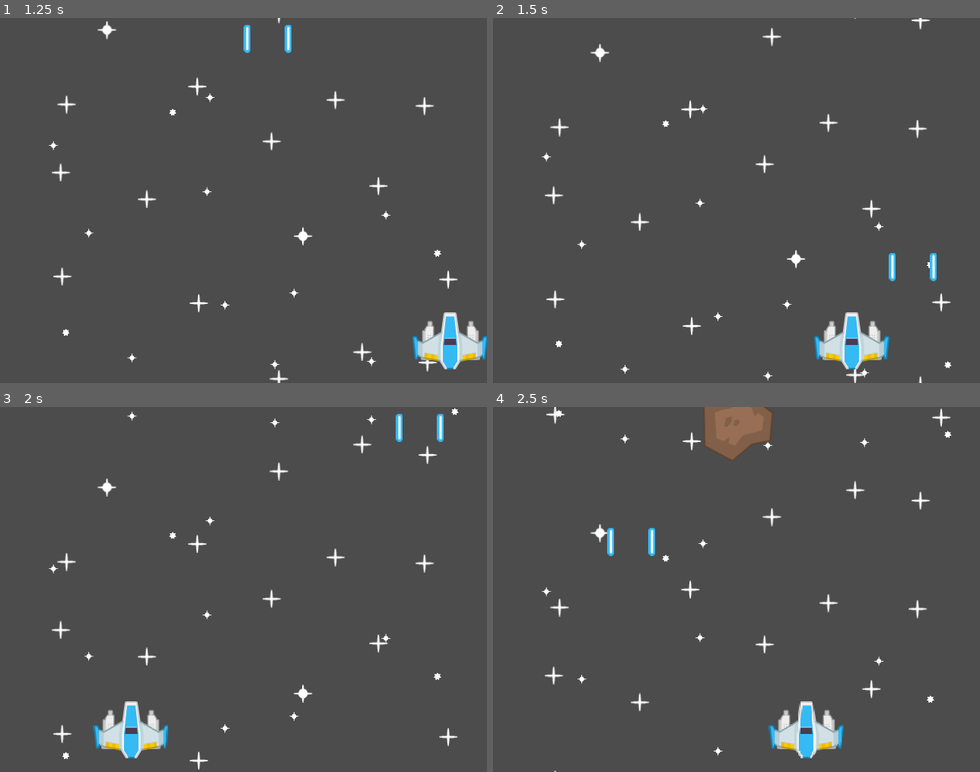
Above: before the commit, frames 1-4 (two rows, left to right).
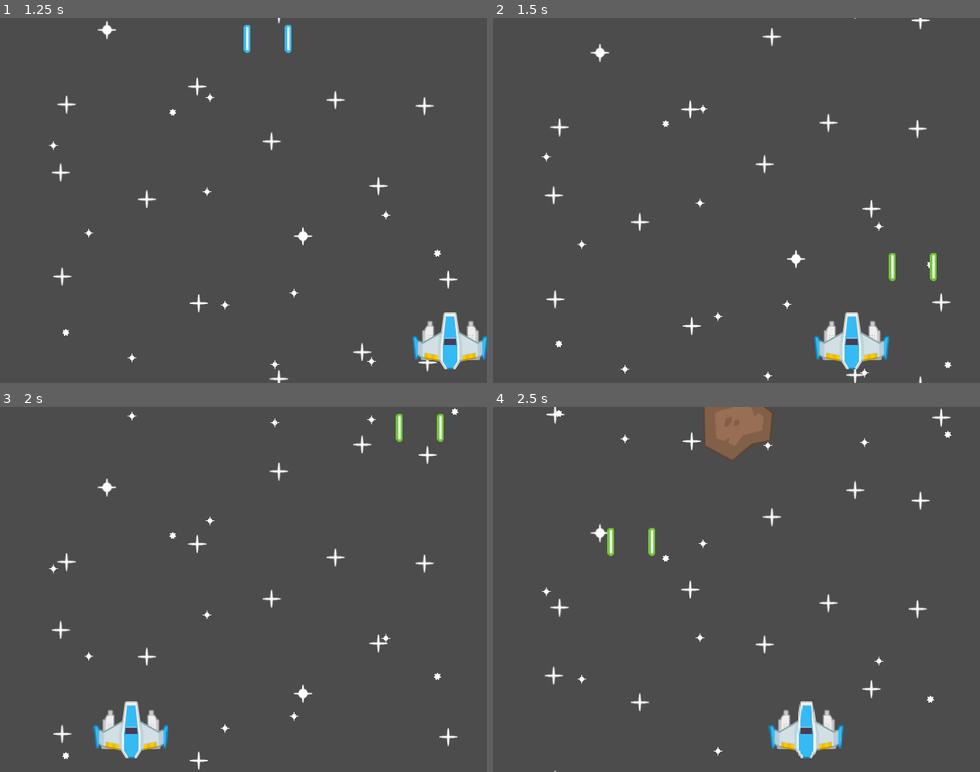
Above: after the commit, the same moments.

Repository: VitorRodrigues/SpaceRescue-Godot
Game: Godot game, scene res://Level1.tscn
Two runs of this game, one before a commit and one after it. Both use one fixed random seed, a clock stepped at 60 frames per second and the inputs below.
Inputs:
- Up to frame 1 (1.25 s): hold Right (ui_right) from 0.53 s (still down); tap Space (fire) at 0.6 s
- Up to frame 2 (1.5 s): release Right (ui_right) at 1.28 s; hold Left (ui_left) from 1.28 s (still down); tap Space (fire) at 1.35 s
- Up to frame 3 (2 s): keep holding Left (ui_left)
- Up to frame 4 (2.5 s): release Left (ui_left) at 2.03 s; hold Right (ui_right) from 2.03 s (still down); tap Space (fire) at 2.1 s

Frame 1 is identical in both runs. In frame 2, 0.2% of the frame differs, in the area x 81-92%, y 64-73%; in frame 3, 0.2%; in frame 4, 0.2%.

Commit message:
Separate guns into files and change fast-shot color ;)

Diff:
--- a/Level1.tscn
+++ b/Level1.tscn
@@ -187,7 +187,7 @@
 scale = Vector2( 0.5, 0.5 )
 texture = ExtResource( 2 )
 
-[node name="ship" parent="." instance=ExtResource( 4 )]
+[node name="Ship" parent="." instance=ExtResource( 4 )]
 position = Vector2( 312, 424 )
 
 [node name="MeteorSpawner" parent="." instance=ExtResource( 5 )]
--- /dev/null
+++ b/Prefabs/GreenShot.tscn
@@ -0,0 +1,25 @@
+[gd_scene load_steps=5 format=2]
+
+[ext_resource path="res://Scripts/Fire.gd" type="Script" id=1]
+[ext_resource path="res://Assets/Lasers/laserGreen09.png" type="Texture" id=2]
+[ext_resource path="res://Assets/Sounds/sfx_laser1.ogg" type="AudioStream" id=3]
+
+[sub_resource type="CapsuleShape2D" id=1]
+radius = 4.5238
+height = 28.4693
+
+[node name="fire" type="Area2D"]
+z_index = -1
+collision_layer = 8
+collision_mask = 8
+script = ExtResource( 1 )
+
+[node name="Sprite" type="Sprite" parent="."]
+texture = ExtResource( 2 )
+
+[node name="CollisionShape2D" type="CollisionShape2D" parent="."]
+shape = SubResource( 1 )
+
+[node name="Audio" type="AudioStreamPlayer" parent="."]
+stream = ExtResource( 3 )
+[connection signal="area_entered" from="." to="." method="_on_fire_area_entered"]
--- a/Prefabs/Ship.tscn
+++ b/Prefabs/Ship.tscn
@@ -4,7 +4,7 @@
 [ext_resource path="res://Assets/Cannons/gun09.png" type="Texture" id=2]
 [ext_resource path="res://Assets/Player/playerShip1_blue.png" type="Texture" id=3]
 
-[node name="ship" type="Area2D"]
+[node name="Ship" type="Area2D"]
 script = ExtResource( 1 )
 
 [node name="GunLeft" type="Node2D" parent="."]
--- /dev/null
+++ b/Scripts/Guns/FastWeapon.gd
@@ -0,0 +1,25 @@
+extends Weapon
+
+class_name FastWeapon
+
+var shot_interval = 0.1
+var last_shot = 0
+
+func _init(ship).(ship):
+	beam_prefab = preload("res://Prefabs/GreenShot.tscn")
+	pass
+
+func fire(node: Node):
+	var fire = beam_prefab.instance()
+	fire.position = node.global_position
+	ship.get_parent().add_child(fire)
+
+func shot():
+	if last_shot <= 0:
+		fire(ship.get_node("GunLeft/FirePosition"))
+		fire(ship.get_node("GunRight/FirePosition"))
+		last_shot = shot_interval
+
+func updateGun(delta):
+	if last_shot > 0:
+		last_shot -= delta
--- /dev/null
+++ b/Scripts/Guns/SimpleWeapon.gd
@@ -0,0 +1,24 @@
+extends Weapon
+
+class_name SimpleWeapon
+
+var shot_interval = 0.3
+var last_shot = 0
+
+func _init(ship).(ship):
+	pass
+
+func fire(node: Node):
+	var fire = beam_prefab.instance()
+	fire.position = node.global_position
+	ship.get_parent().add_child(fire)
+
+func shot():
+	if last_shot <= 0:
+		fire(ship.get_node("GunLeft/FirePosition"))
+		fire(ship.get_node("GunRight/FirePosition"))
+		last_shot = shot_interval
+
+func updateGun(delta):
+	if last_shot > 0:
+		last_shot -= delta
--- /dev/null
+++ b/Scripts/Guns/Weapon.gd
@@ -0,0 +1,14 @@
+extends Area2D
+
+class_name Weapon
+
+var ship: Node2D
+var beam_prefab
+
+func _init(ship: Node2D):
+	self.ship = ship
+	beam_prefab = preload("res://Prefabs/Fire.tscn")
+	pass
+
+func updateGun(delta):
+	pass
--- a/Scripts/Player.gd
+++ b/Scripts/Player.gd
@@ -3,17 +3,25 @@
 var life = 100
 export var speed = 600
 
-var weapon: Weapon
+var simple_gun = preload("res://Scripts/Guns/SimpleWeapon.gd")
+var fast_gun = preload("res://Scripts/Guns/FastWeapon.gd")
+
+var guns = [
+	simple_gun.new(self),
+	fast_gun.new(self),
+]
+
+var weapon
 
 # Called when the node enters the scene tree for the first time.
 func _ready():
-	weapon = SimpleWeapon.new(self)
+	change_weapon(1)
 	pass # Replace with function body.
 
 func _process(delta):
 	if Input.is_action_just_pressed("fire"):
 		weapon.shot()
-	weapon.update(delta)
+	weapon.updateGun(delta)
 
 	var x = 0
 	if Input.is_action_pressed("ui_left"):
@@ -28,65 +36,7 @@
 		position = newPos
 
 func change_weapon(value):
-	if value == 1:
-		weapon = SimpleWeapon.new(self)
-	elif value == 2:
-		weapon = FastWeapon.new(self)
+	weapon = guns[value-1]
 
 func hit():
 	queue_free()
-
-class Weapon:
-	var ship: Node2D
-	var beam_prefab = preload("res://Prefabs/Fire.tscn")
-
-	func _init(ship: Node2D):
-		self.ship = ship
-		pass
-
-
-class SimpleWeapon extends Weapon:
-
-	var shot_interval = 0.3
-	var last_shot = 0
-
-	func _init(ship).(ship):
-		pass
-
-	func fire(node: Node):
-		var fire = beam_prefab.instance()
-		fire.position = node.global_position
-		ship.get_parent().add_child(fire)
-
-	func shot():
-		if last_shot <= 0:
-			fire(ship.get_node("GunLeft/FirePosition"))
-			fire(ship.get_node("GunRight/FirePosition"))
-			last_shot = shot_interval
-
-	func update(delta):
-		if last_shot > 0:
-			last_shot -= delta
-
-class FastWeapon extends Weapon:
-
-	var shot_interval = 0.1
-	var last_shot = 0
-
-	func _init(ship).(ship):
-		pass
-
-	func fire(node: Node):
-		var fire = beam_prefab.instance()
-		fire.position = node.global_position
-		ship.get_parent().add_child(fire)
-
-	func shot():
-		if last_shot <= 0:
-			fire(ship.get_node("GunLeft/FirePosition"))
-			fire(ship.get_node("GunRight/FirePosition"))
-			last_shot = shot_interval
-
-	func update(delta):
-		if last_shot > 0:
-			last_shot -= delta
--- a/project.godot
+++ b/project.godot
@@ -9,6 +9,11 @@
 config_version=4
 
 _global_script_classes=[ {
+"base": "Weapon",
+"class": "FastWeapon",
+"language": "GDScript",
+"path": "res://Scripts/Guns/FastWeapon.gd"
+}, {
 "base": "Area2D",
 "class": "Fire",
 "language": "GDScript",
@@ -18,10 +23,23 @@
 "class": "Meteor",
 "language": "GDScript",
 "path": "res://Scripts/Meteor.gd"
+}, {
+"base": "Weapon",
+"class": "SimpleWeapon",
+"language": "GDScript",
+"path": "res://Scripts/Guns/SimpleWeapon.gd"
+}, {
+"base": "Area2D",
+"class": "Weapon",
+"language": "GDScript",
+"path": "res://Scripts/Guns/Weapon.gd"
 } ]
 _global_script_class_icons={
+"FastWeapon": "",
 "Fire": "",
-"Meteor": ""
+"Meteor": "",
+"SimpleWeapon": "",
+"Weapon": ""
 }
 
 [application]
